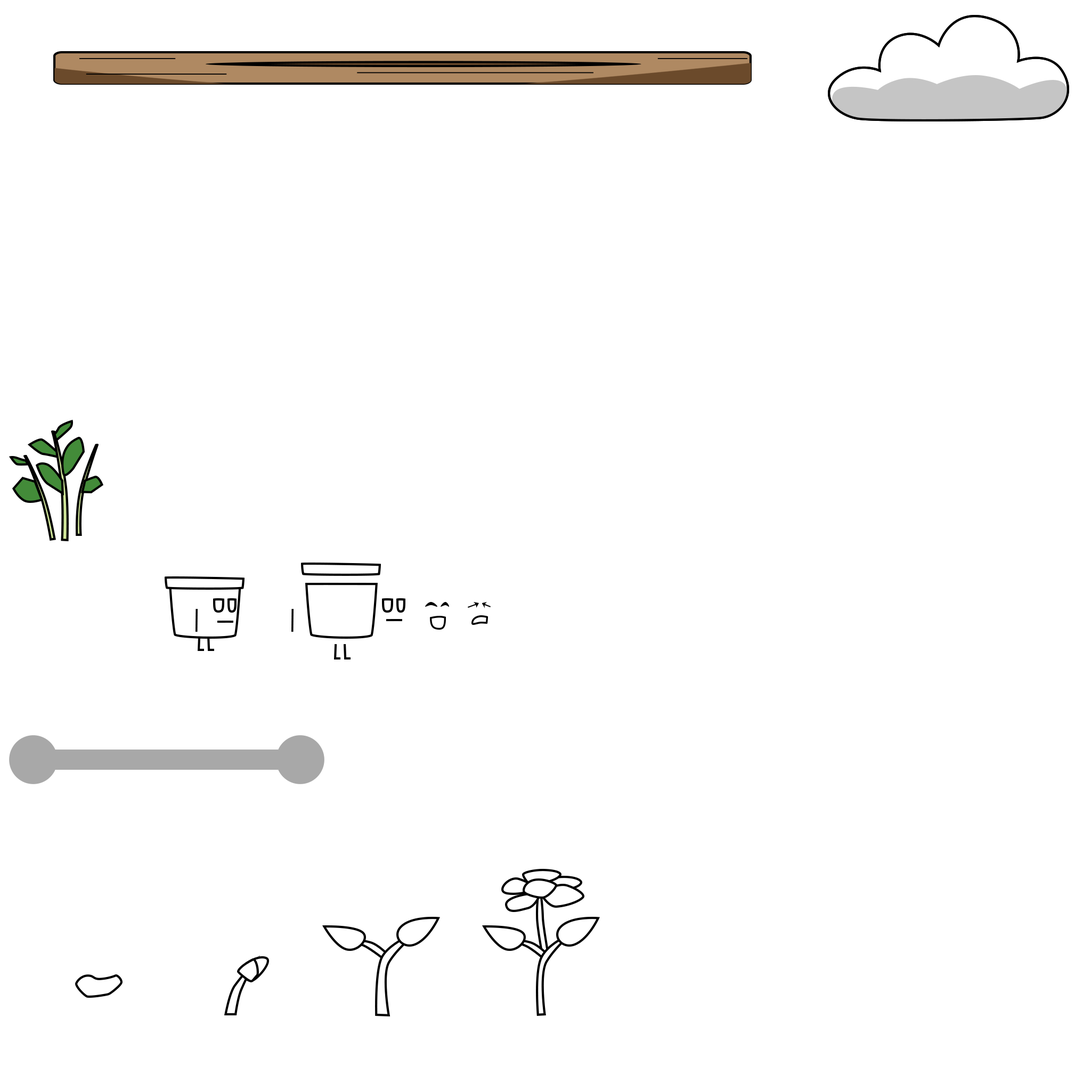
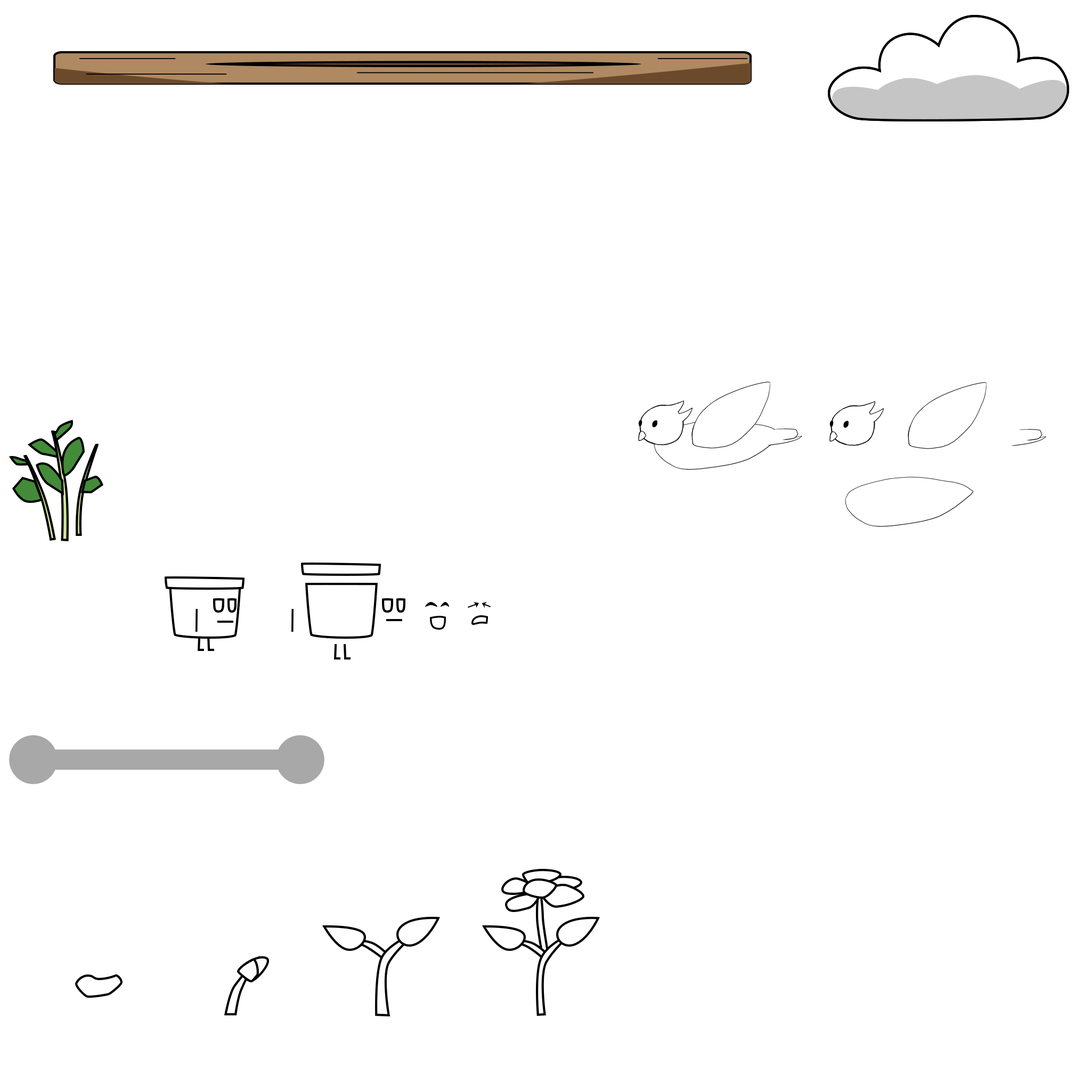
Two versions of the same layered image (1091px x 1091px). Layer-by-layer changes:
added group "Bird" with 9 layers above "ProgressBar" over [638, 381, 1047, 528]
added group "Parts" with 4 layers in group "Bird" over [829, 382, 1047, 528]
added layer "Head copy" in group "Parts" over [829, 401, 885, 447]
added layer "Wing copy" in group "Parts" over [908, 382, 988, 450]
added layer "Tail copy" in group "Parts" over [1011, 429, 1047, 447]
added layer "Body copy" in group "Parts" over [845, 476, 974, 528]
added layer "Head" in group "Bird" over [638, 400, 693, 446]
added layer "Wing" in group "Bird" over [691, 381, 771, 449]
added layer "Tail" in group "Bird" over [767, 428, 803, 446]
added layer "Body" in group "Bird" over [653, 419, 783, 471]
painted on "Ellipse 2" (1st of 2, in "ProgressBar" › "Background") over [11, 747, 13, 771]
painted on "Shape 21" (1st of 2, in "ProgressBar" › "Group 3") over [383, 942, 402, 958]
painted on "Shape 28" over [548, 873, 559, 881]
